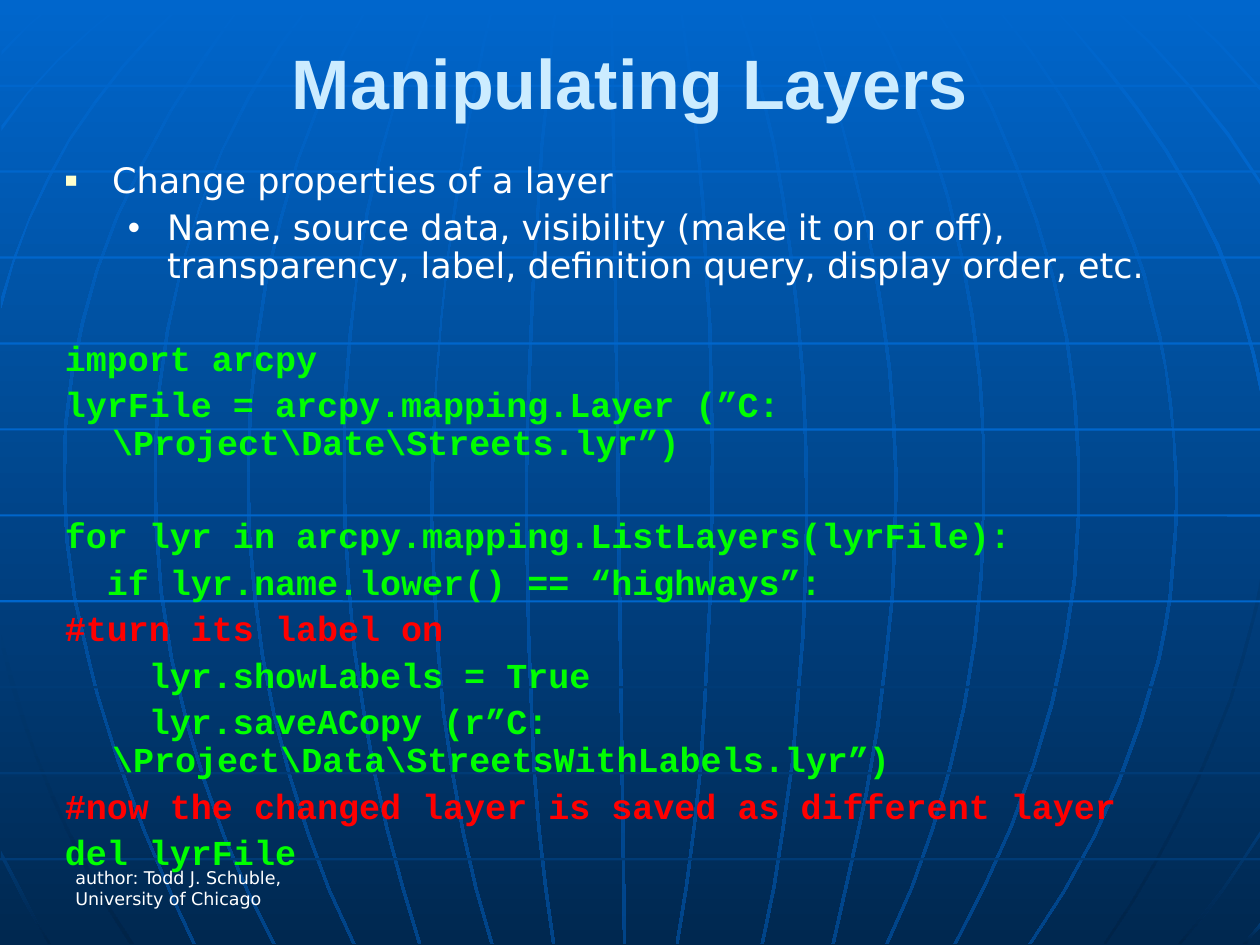
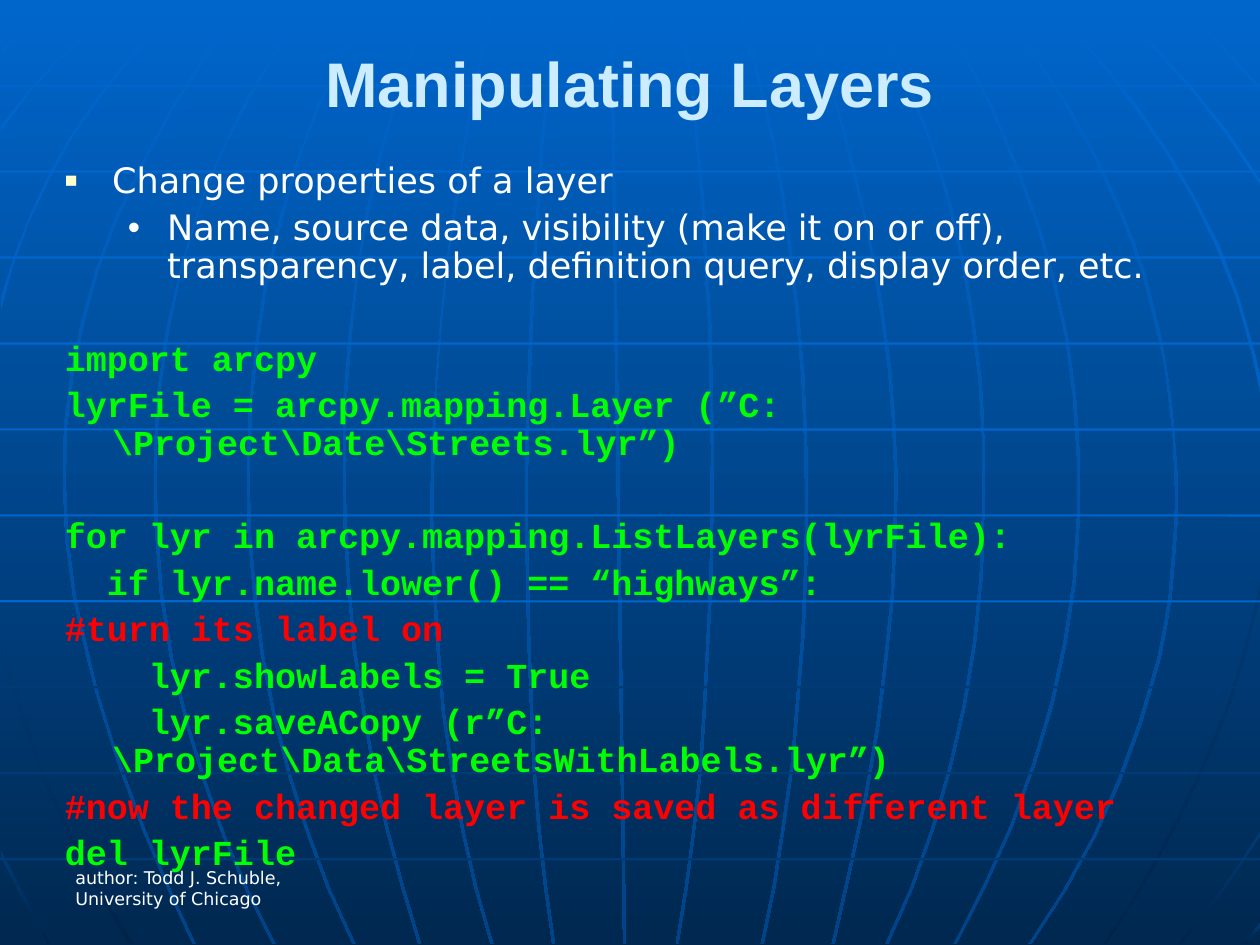
Before and after one commit to rcc-uchicago/env_bootcamp, a slide deck: slide 64 of Day7/pythonforspatialanalysis_rcc.ppt (slide 60 before the commit). Drawn at 1260x945 pixels with LibreOffice and Linux fonts; fonts in the diff are those of the drawing. Boxes give left, top, right and bottom in pixels: in the first picture for what was removed or moved away, otherwise in the second. Text is boxed around its words. In the diff, an @@ line names an element or a change of style, - is before the commit and + after.

```diff
--- a/Day7/pythonforspatialanalysis_rcc.ppt
+++ b/Day7/pythonforspatialanalysis_rcc.ppt
@@ title "Manipulating Layers" at bbox=[325, 61, 934, 118]: size 40 to 36 pt @@
```
Also in this commit, not shown: 5 other slides changed, 1 slide added, 9 other files.
